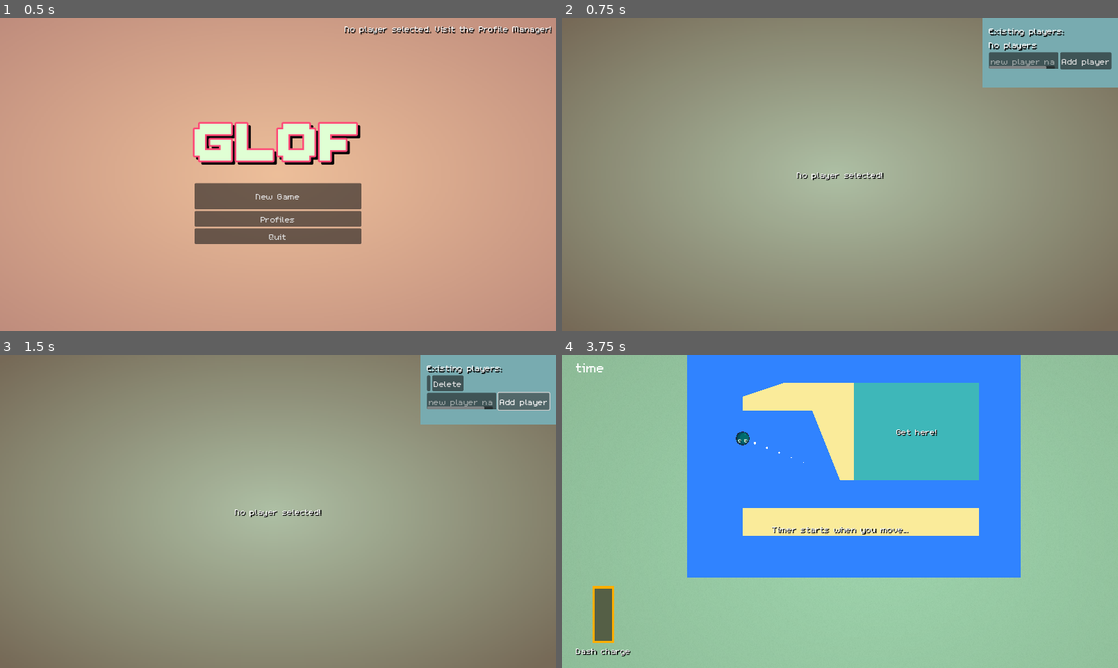
Above: before the commit, frames 1-4 (two rows, left to right).
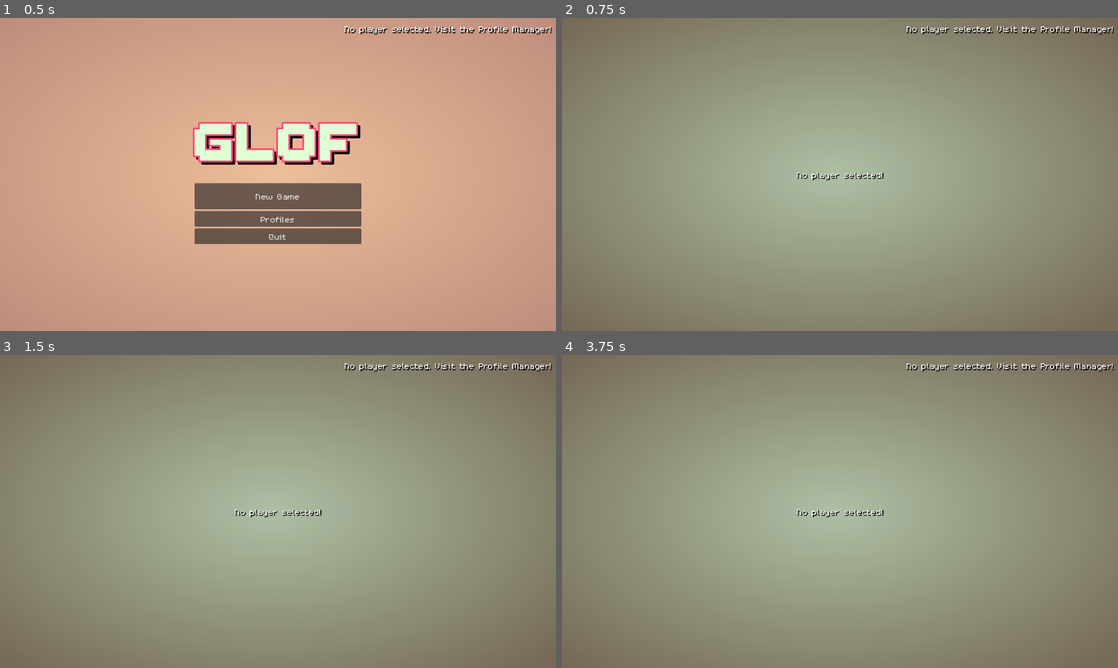
Above: after the commit, the same moments.

Repository: speakk/bounce_mania
Game: Godot game, scene res://main.tscn
Same seed, same stepped clock (60 frames per second), same inputs: the game is played once before the commit and once after it.
Inputs (mouse positions are in pixels of both pictures, inside the frame that each line leads up to):
- Up to frame 1 (0.5 s): no input
- Up to frame 2 (0.75 s): click "New Game" at 0.5 s
- Up to frame 3 (1.5 s): click (522, 398) at 1.25 s, where only the run before the commit has a clickable "Add player"
- Up to frame 4 (3.75 s): click (990, 383) at 2.02 s; click (1012, 383) at 2.75 s, where only the run before the commit has a clickable "(selected)"; click (840, 477) at 3.5 s, where only the run before the commit has a clickable "Level 1"

Frame 1 is identical in both runs. In frame 2, 5.5% of the frame differs, in the area x 62-100%, y 0-23%; in frame 3, 5.5%; in frame 4, 100%, in the area x 0-100%, y 0-100%.
Error before the commit: Parse Error: Member "finished" redefined (original in native class 'GPUParticles2D') (res://collision_particles.gd:3)
Error after the commit: Invalid access to property or key 'profiles' on a base object of type 'Dictionary'. (res://ProfileManager.gd:121)

Commit message:
Profile manager rework

Diff:
--- a/Events.gd
+++ b/Events.gd
@@ -30,4 +30,4 @@
 
 
 signal player_list_changed(new_list)
-signal current_player_changed(new_player)
+signal current_profile_changed(new_player)
--- a/ProfileManager.gd
+++ b/ProfileManager.gd
@@ -1 +1,121 @@
 extends Node
+
+var save_path = "user://profiles.save"
+
+func get_save_object():
+	if FileAccess.file_exists(save_path):
+		var file = FileAccess.open(save_path, FileAccess.READ)
+		var save_object = JSON.parse_string(file.get_as_text())
+		return save_object
+
+	return {}
+
+func save_to_file(save_object):
+	var file = FileAccess.open(save_path, FileAccess.WRITE)
+	file.store_string(JSON.stringify(save_object))
+
+	return save_object
+
+func get_existing_profiles() -> Dictionary:
+	var save_object = get_save_object()
+	var profiles = save_object.get("profiles", {})
+	return profiles
+
+func get_level_times(profile_id: String, level_id: String) -> Array:
+	print("level times", level_id, get_existing_profiles()[profile_id].get("level_times"))
+	var times = get_existing_profiles()[profile_id].get("level_times").get(level_id, [])
+	return times
+
+func get_profile_by_id(profile_id: String):
+	return get_existing_profiles()[profile_id]
+
+# TODO: Complete this if you want functionality to show all profiles times in leaderboards
+func get_all_level_times(level_id: String) -> Array:
+	var all_times = []
+	var profiles = get_existing_profiles()
+	for profile in profiles.values():
+		pass
+
+	return all_times
+
+func save_value_to_file(key, value):
+	var save_object = get_save_object()
+	save_object[key] = value
+
+	var file = FileAccess.open(save_path, FileAccess.WRITE)
+	file.store_string(JSON.stringify(save_object))
+
+	return save_object
+
+func save_level_times_to_file(player_name, level_id, level_times):
+	var save_object = get_save_object()
+	save_object["profiles"][player_name].get("level_times")[level_id] = level_times
+	save_to_file(save_object)
+
+func remove_profile(profile_id):
+	var existing_profiles = get_existing_profiles()
+
+	if not existing_profiles.has(profile_id):
+		return false
+
+	existing_profiles.erase(profile_id)
+
+	var save_object = save_value_to_file("profiles", existing_profiles)
+	Events.player_list_changed.emit(existing_profiles)
+
+	if save_object.get("current_profile_id") == profile_id:
+		set_current_profile_id(null)
+
+	return true
+
+func save_new_profile(player_name):
+	var existing_profiles = get_existing_profiles()
+
+	if existing_profiles.has(player_name):
+		return false
+
+	existing_profiles[player_name] = {
+		id = player_name,
+		player_name = player_name,
+		current_level = 0,
+		level_times = {}
+	}
+
+	save_value_to_file("profiles", existing_profiles)
+
+	Events.player_list_changed.emit(existing_profiles)
+	return true
+
+func set_current_profile_id(player_name):
+	var save_object = save_value_to_file("current_profile_id", player_name)
+
+	Events.player_list_changed.emit(save_object.get("profiles"))
+	Events.current_profile_changed.emit(player_name)
+
+func get_current_profile_id():
+	var save_object = get_save_object()
+	return save_object.get("current_profile_id")
+
+func save_level_time(level_id: String, player_id: String, level_time: float):
+	var level_times = get_level_times(player_id, level_id)
+
+	level_times.append({
+		level_id = level_id,
+		player_id = player_id,
+		level_time = level_time,
+		when_recorded = Time.get_unix_time_from_system()
+	})
+
+	level_times.sort_custom(func(a, b): return a.level_time < b.level_time)
+	level_times.resize(mini(level_times.size(), 100))
+
+	save_level_times_to_file(player_id, level_id, level_times)
+
+func save_user_level_progress(player_name, level_no):
+	var save_object = get_save_object()
+	save_object["profiles"][player_name]["current_level"] = level_no
+	save_to_file(save_object)
+
+func get_user_level_progress(player_name):
+	var save_object = get_save_object()
+	return save_object["profiles"][player_name].get("current_level", 0)
--- a/SceneManager.gd
+++ b/SceneManager.gd
@@ -3,7 +3,7 @@
 const IN_GAME_PATH = "res://in_game.tscn"
 const MAIN_MENU = "res://main_menu.tscn"
 const LEVEL_SELECTOR_PATH = "res://level_selector.tscn"
-const PROFILE_MANAGER_PATH = "res://profile_manager.tscn"
+const PROFILE_MANAGER_PATH = "res://profile_manager_ui.tscn"
 
 func _ready():
 	Events.new_game_pressed.connect(_new_game_pressed)
--- a/current_user_display.gd
+++ b/current_user_display.gd
@@ -3,10 +3,10 @@
 
 # Called when the node enters the scene tree for the first time.
 func _ready():
-	Events.current_player_changed.connect(_current_player_changed)
-	_current_player_changed(GlobalValues.get_current_player())
+	Events.current_profile_changed.connect(_current_profile_changed)
+	_current_profile_changed(ProfileManager.get_current_profile_id())
 
-func _current_player_changed(player):
+func _current_profile_changed(player):
 	if player:
 		$MarginContainer/Label.text = "Current player: %s" % player
 	else:
--- a/finished_screen.gd
+++ b/finished_screen.gd
@@ -1,12 +1,8 @@
 extends PanelContainer
-
-# Called when the node enters the scene tree for the first time.
-func _ready():
-	%ScoreBoard.show_scores(Levels.get_level_times("level_1"))
 
 func init_state(level_id, time, current_user_level, finished_level_index, star_level_reached):
 	%TimeLabel.text = "Your time: %s" % Utils.get_time_label(time)
-	%ScoreBoard.show_scores(Levels.get_level_times(level_id))
+	%ScoreBoard.show_scores(ProfileManager.get_level_times(ProfileManager.get_current_profile_id(), level_id))
 
 	var star_requirements = Levels.get_star_requirements(level_id)
 
--- a/global_values.gd
+++ b/global_values.gd
@@ -1,85 +1,3 @@
 extends Node
 
 const player_dash_charge_timeout = 1
-
-var existing_players_path = "user://players.save"
-
-func get_players_save_object():
-	if FileAccess.file_exists(existing_players_path):
-		var file = FileAccess.open(existing_players_path, FileAccess.READ)
-		print("ERRORRRR:", file.get_open_error())
-		var save_object = JSON.parse_string(file.get_as_text())
-		print("File existed right?", save_object)
-		return save_object
-
-func get_existing_players():
-	var save_object = get_players_save_object() if get_players_save_object() else {}
-	print("save object?", save_object)
-	var existing_players = save_object.get("players")
-	print("Returning existing", existing_players)
-	return existing_players if existing_players else []
-
-func remove_player(original_name):
-	print("removing player", original_name)
-	var player_name = original_name
-
-	var save_object = get_players_save_object() if get_players_save_object() else {}
-	var existing_players = save_object.get("players") if save_object.get("players") else []
-
-	if not existing_players.has(player_name):
-		return false
-
-	existing_players.erase(player_name)
-	#existing_players.remo(player_name)
-	save_object["players"] = existing_players
-
-	var file = FileAccess.open(existing_players_path, FileAccess.WRITE)
-	file.store_string(JSON.stringify(save_object))
-	file = null
-
-	Events.player_list_changed.emit(existing_players)
-	print("changed by removal, players", existing_players)
-
-	if save_object["current_player"] == player_name:
-		set_current_player(null)
-
-	return true
-
-func save_player(original_name):
-	print("saving player", original_name)
-	#var player_name = original_name.json_escape()
-	var player_name = original_name
-	var save_object = get_players_save_object() if get_players_save_object() else {}
-	var existing_players = save_object.get("players") if save_object.get("players") else []
-
-	if existing_players.has(player_name):
-		return false
-
-	existing_players.append(player_name)
-	save_object["players"] = existing_players
-
-	var file = FileAccess.open(existing_players_path, FileAccess.WRITE)
-	file.store_string(JSON.stringify(save_object))
-	file = null
-
-
-	Events.player_list_changed.emit(existing_players)
-	print("changed, players", existing_players)
-
-	return true
-
-func set_current_player(original_name):
-	var player_name = original_name
-	var save_object = get_players_save_object() if get_players_save_object() else {}
-	save_object["current_player"] = player_name
-
-	var file = FileAccess.open(existing_players_path, FileAccess.WRITE)
-	file.store_string(JSON.stringify(save_object))
-	file = null
-
-	Events.player_list_changed.emit(save_object.get("players"))
-	Events.current_player_changed.emit(player_name)
-
-func get_current_player():
-	var save_object = get_players_save_object() if get_players_save_object() else {}
-	return save_object.get("current_player")
--- a/in_game.gd
+++ b/in_game.gd
@@ -57,10 +57,11 @@
 func _finish_level():
 	paused = true
 	finished = true
-	Levels.save_level_time(current_level_id, "speak", level_timer)
+	#Levels.save_level_time(current_level_id, "speak", level_timer)
+	ProfileManager.save_level_time(current_level_id, ProfileManager.get_current_profile_id(), level_timer)
 	Events.level_finished.emit(current_level_id, level_timer)
 
-	var current_user_level = Levels.get_user_level_progress(GlobalValues.get_current_player())
+	var current_user_level = ProfileManager.get_user_level_progress(ProfileManager.get_current_profile_id())
 	var finished_level_index = Levels.get_level_index(current_level_id)
 	var star_level_reached = Levels.get_star_level_reached(current_level_id, level_timer)
 
@@ -68,7 +69,7 @@
 	print("finished level:", finished_level_index)
 
 	if star_level_reached != null and current_user_level <= finished_level_index:
-		Levels.save_user_level_progress(GlobalValues.get_current_player(), current_user_level + 1)
+		ProfileManager.save_user_level_progress(ProfileManager.get_current_profile_id(), current_user_level + 1)
 
 	%FinishedScreen.init_state(current_level_id, level_timer, current_user_level, finished_level_index, star_level_reached)
 	%FinishedScreen.show()
--- a/level_selector.gd
+++ b/level_selector.gd
@@ -2,8 +2,8 @@
 
 # Called when the node enters the scene tree for the first time.
 func _ready():
-	_refresh_level_list(GlobalValues.get_current_player())
-	Events.current_player_changed.connect(_refresh_level_list)
+	_refresh_level_list(ProfileManager.get_current_profile_id())
+	Events.current_profile_changed.connect(_refresh_level_list)
 
 func _refresh_level_list(player_name):
 	if player_name == null:
@@ -13,7 +13,7 @@
 		%NoPlayerLabel.visible = false
 		%LevelListContainer.visible = true
 
-	var current_user_level = Levels.get_user_level_progress(player_name)
+	var current_user_level = ProfileManager.get_user_level_progress(player_name)
 
 	for level in %LevelList.get_children():
 		level.queue_free()
--- a/level_selector.tscn
+++ b/level_selector.tscn
@@ -2,7 +2,7 @@
 
 [ext_resource type="Theme" uid="uid://b64f3uxca5mhe" path="res://main_theme.tres" id="1_4882a"]
 [ext_resource type="Script" path="res://level_selector.gd" id="1_ysryf"]
-[ext_resource type="PackedScene" uid="uid://b5adyk1vg02a5" path="res://user_selector.tscn" id="3_u2ubk"]
+[ext_resource type="PackedScene" uid="uid://clnqw63s37wex" path="res://current_user_display.tscn" id="3_jdp1h"]
 
 [sub_resource type="Gradient" id="Gradient_sjk70"]
 colors = PackedColorArray(0.855469, 0.775843, 0.645607, 1, 0.582031, 0.430433, 0.341377, 1)
@@ -69,7 +69,5 @@
 layout_mode = 2
 mouse_filter = 2
 
-[node name="UserSelector" parent="Control" instance=ExtResource("3_u2ubk")]
+[node name="CurrentUserDisplay" parent="Control" instance=ExtResource("3_jdp1h")]
 layout_mode = 1
-offset_left = -312.0
-offset_bottom = 160.0
--- a/levels/levels.gd
+++ b/levels/levels.gd
@@ -62,73 +62,3 @@
 func get_star_requirements(level_id):
 	var level = levels_by_id.get(level_id)
 	return level.get("stars")
-
-var level_times_path = "user://level_times.save"
-var user_progress_path = "user://user_progress.save"
-
-func save_level_time(level_id, player_name, level_time):
-	#var save_game = File.new()
-	var save_object = {}
-	if FileAccess.file_exists(level_times_path):
-		var file = FileAccess.open(level_times_path, FileAccess.READ)
-		save_object = JSON.parse_string(file.get_as_text())
-
-	var current_times = save_object.get(level_id)
-	if current_times == null:
-		current_times = []
-
-	current_times.append({
-		level_id = level_id,
-		player_name = player_name,
-		level_time = level_time,
-		when_recorded = Time.get_unix_time_from_system()
-	})
-
-	current_times.sort_custom(func(a, b): return a.level_time < b.level_time)
-	current_times.resize(mini(current_times.size(), 100))
-
-	save_object[level_id] = current_times
-
-	var file = FileAccess.open(level_times_path, FileAccess.WRITE)
-	file.store_string(JSON.stringify(save_object))
-
-func get_level_times(level_id):
-	if FileAccess.file_exists(level_times_path):
-		var file = FileAccess.open(level_times_path, FileAccess.READ)
-		var save_object = JSON.parse_string(file.get_as_text())
-		var current_times = save_object.get(level_id)
-		return current_times
-
-	return []
-
-func delete_player(player_name):
-	pass
-	#TODO: Re-think saving progress, now it's becoming a problem
-
-func save_user_level_progress(player_name, level_no):
-	var save_object = {}
-	if FileAccess.file_exists(user_progress_path):
-		var file = FileAccess.open(user_progress_path, FileAccess.READ)
-		save_object = JSON.parse_string(file.get_as_text())
-
-	var player_progress = save_object.get(player_name)
-	if player_progress == null:
-		player_progress = {}
-
-	player_progress["level_progress"] = level_no
-
-	save_object[player_name] = player_progress
-
-	var file = FileAccess.open(user_progress_path, FileAccess.WRITE)
-	file.store_string(JSON.stringify(save_object))
-
-func get_user_level_progress(player_name):
-	if FileAccess.file_exists(user_progress_path):
-		var file = FileAccess.open(user_progress_path, FileAccess.READ)
-		var save_object = JSON.parse_string(file.get_as_text())
-		var user_object = save_object.get(player_name)
-		if user_object:
-			var user_level_progress = user_object.get("level_progress")
-			return user_level_progress
-
-	return 0
--- a/profile_manager.gd
+++ /dev/null
@@ -1 +0,0 @@
-extends Node
--- a/project.godot
+++ b/project.godot
@@ -22,7 +22,7 @@
 Levels="*res://levels/levels.gd"
 AudioPlayer="*res://audio_player.tscn"
 GlobalValues="*res://global_values.gd"
-ProfileManager="*res://profile_manager.gd"
+ProfileManager="*res://ProfileManager.gd"
 
 [display]
 
--- a/score_board.gd
+++ b/score_board.gd
@@ -11,6 +11,7 @@
 	for child in %Scores.get_children():
 		child.queue_free()
 
+	print("SCORES", scores)
 
 	var latest_score
 	var latest_score_when = 0
@@ -23,7 +24,8 @@
 
 	for score in scores:
 		var player_label = Label.new()
-		player_label.text = score.player_name
+		var player_name = ProfileManager.get_profile_by_id(score.player_id).player_name
+		player_label.text = player_name
 		var time_label = Label.new()
 		time_label.text = Utils.get_time_label(score.level_time)
 
--- a/star_section_container.gd
+++ b/star_section_container.gd
@@ -10,7 +10,7 @@
 func set_star_level_reached(level):
 	print("level ", level)
 
-	var icon_index = level if not null else 0
+	var icon_index = level if level else 0
 	var icon_texture = %Stars.get_child(icon_index).get_node("Icon").texture
 
 	for child in %Stars.get_children():
--- a/user_selector.gd
+++ b/user_selector.gd
@@ -3,7 +3,7 @@
 
 # Called when the node enters the scene tree for the first time.
 func _ready():
-	_refresh_players_list(GlobalValues.get_existing_players())
+	_refresh_players_list(ProfileManager.get_existing_profiles())
 	Events.player_list_changed.connect(_refresh_players_list)
 
 func _refresh_players_list(existing_players):
@@ -11,19 +11,19 @@
 	for child in %ExistingPlayersList.get_children():
 		child.queue_free()
 
-	var current_player = GlobalValues.get_current_player()
+	var current_profile_id = ProfileManager.get_current_profile_id()
 
-	for player in existing_players:
+	for player in existing_players.values():
 		var hbox = HBoxContainer.new()
 		var button = Button.new()
-		button.text = player
-		if current_player == player:
+		button.text = player.player_name
+		if current_profile_id == player.id:
 			button.text += " (selected)"
-		button.pressed.connect(_select_player.bind(player))
+		button.pressed.connect(_select_player.bind(player.id))
 
 		var remove_button = Button.new()
 		remove_button.text = "Delete"
-		remove_button.pressed.connect(_remove_player.bind(player))
+		remove_button.pressed.connect(_remove_player.bind(player.id))
 
 		hbox.add_child(button)
 		hbox.add_child(remove_button)
@@ -34,17 +34,16 @@
 		label.text = "No players"
 		%ExistingPlayersList.add_child(label)
 
-func _select_player(player_name):
-	GlobalValues.set_current_player(player_name)
+func _select_player(player_id):
+	ProfileManager.set_current_profile_id(player_id)
 
 # Called every frame. 'delta' is the elapsed time since the previous frame.
 func _process(delta):
 	pass
 
-
 func _on_add_new_player_button_pressed():
 	var player_name = %AddNewPlayerTextBox.text
-	GlobalValues.save_player(player_name)
+	ProfileManager.save_new_profile(player_name)
 
-func _remove_player(player_name):
-	GlobalValues.remove_player(player_name)
+func _remove_player(player_id):
+	ProfileManager.remove_profile(player_id)
